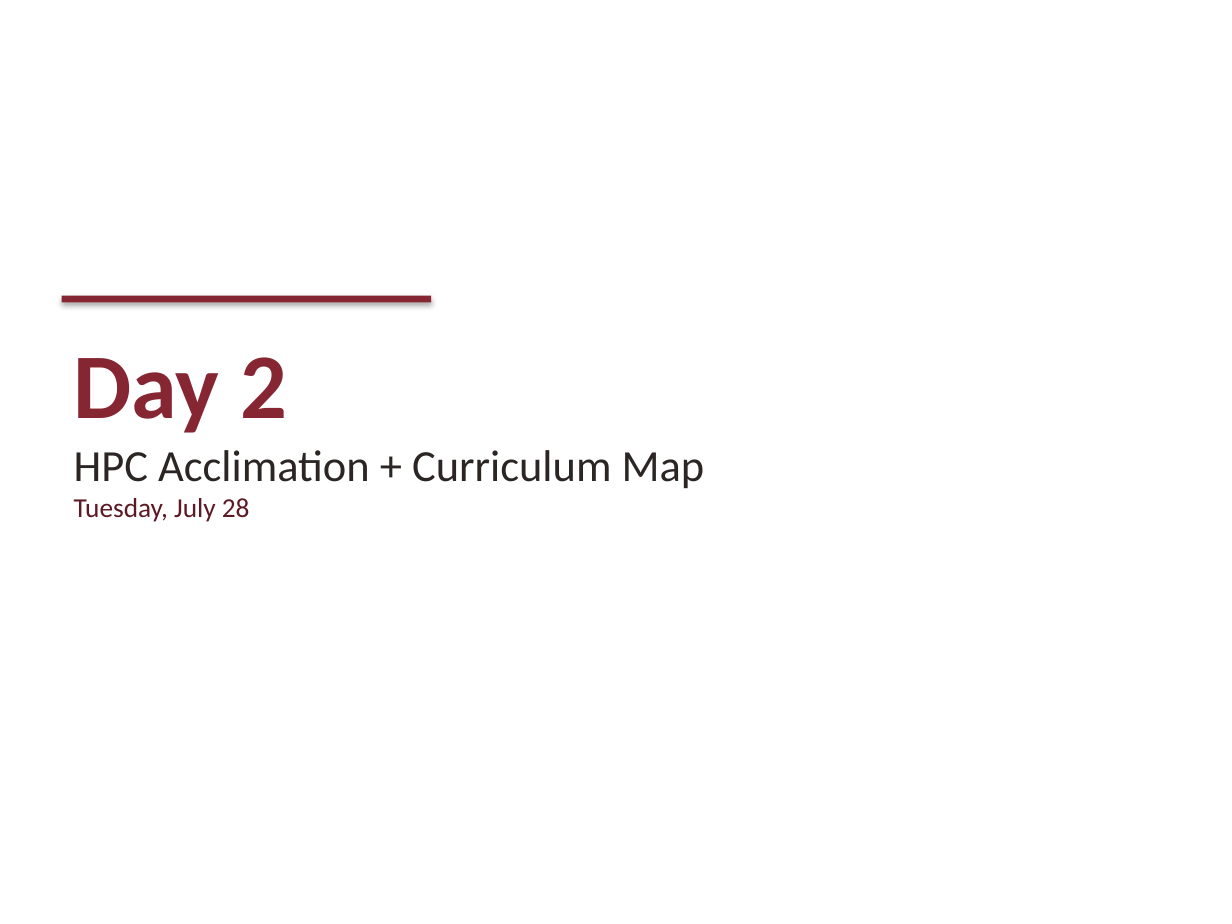
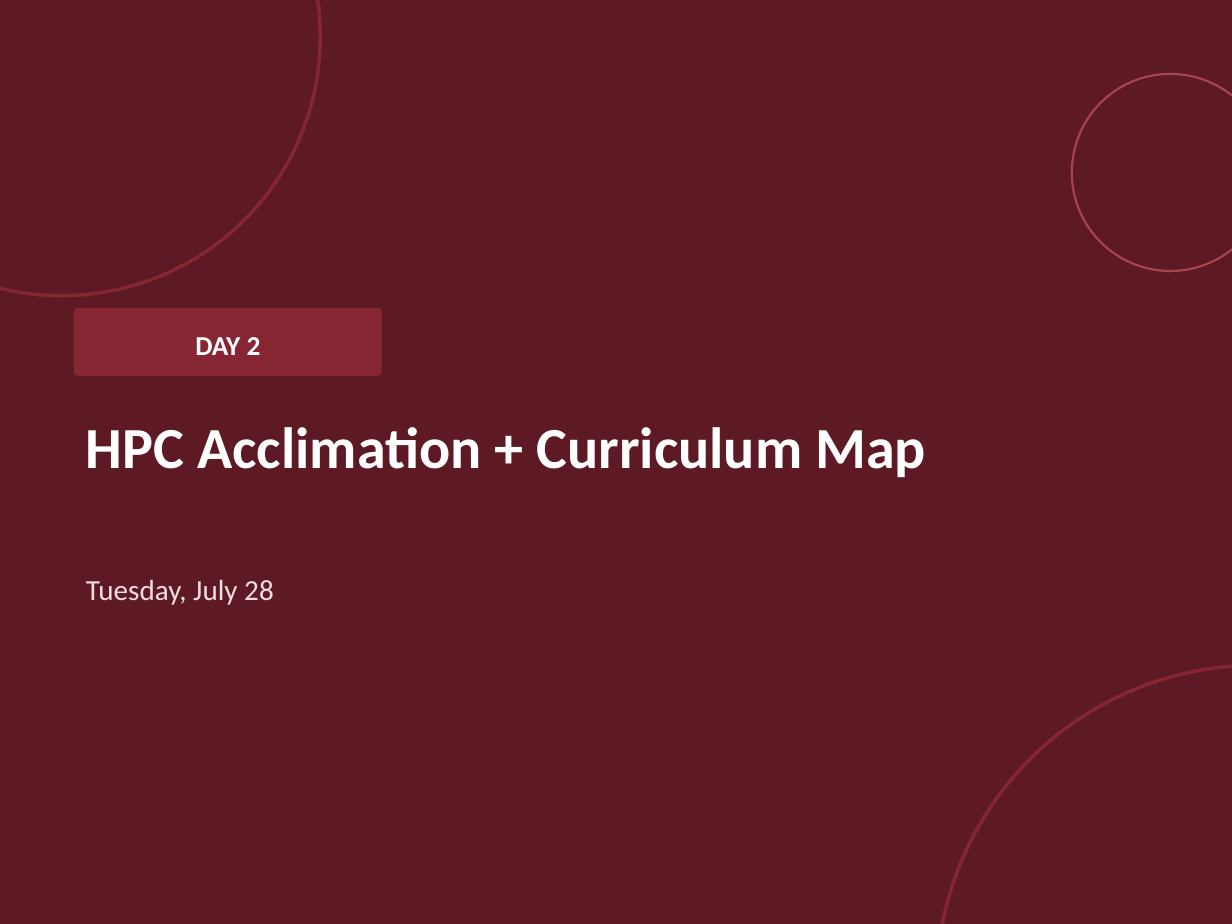
Before and after one commit to whitneynelson/nairr-teaching-innovation, a slide deck: slide 23 of slides/full-program-deck.pptx (slide 5 before the commit). Drawn at 1232x924 pixels with LibreOffice and Linux fonts; fonts in the diff are those of the drawing. Boxes give left, top, right and bottom in pixels: in the first picture for what was removed or moved away, otherwise in the second. Text is boxed around its words. In the diff, an @@ line names an element or a change of style, - is before the commit and + after.

```diff
--- a/slides/full-program-deck.pptx
+++ b/slides/full-program-deck.pptx
@@ background #FFFFFF to #5E1A24 @@
@@ ellipse added at (0, 0, 320, 296), outline #862633 2 pt @@
@@ ellipse added at (1072, 74, 1232, 271), outline #A8434F 1.25 pt @@
@@ rectangle removed at (62, 296, 431, 303) @@
@@ rounded rectangle added at (74, 308, 382, 376), fill #862633 @@
@@ text at (74, 357, 287, 433): paragraph removed @@
-Day 2
@@ text added at (195, 337, 261, 355), 16 pt, text #FFFFFF, bold @@
+DAY 2
@@ text "HPC Acclimation + Curriculum Map": place and size @@
-text "HPC Acclimation + Curriculum Map" at (74, 357, 705, 522)
+text "HPC Acclimation + Curriculum Map" at (86, 427, 926, 477)
@@ text "HPC Acclimation + Curriculum Map" at (86, 427, 926, 477): size 26 to 34 pt, text colour #2B2523 to #FFFFFF, bold on; line spacing 1 to 1.15 @@
@@ text at (74, 498, 250, 522): paragraph removed @@
-Tuesday, July 28
@@ text added at (86, 579, 274, 605), 17 pt, text #F1DDE0 @@
+Tuesday, July 28
@@ ellipse added at (936, 665, 1232, 924), outline #862633 2 pt @@
```
Also in this commit, not shown: 8 other slides changed, 58 slides added, 7 slides removed, 2 other files.
